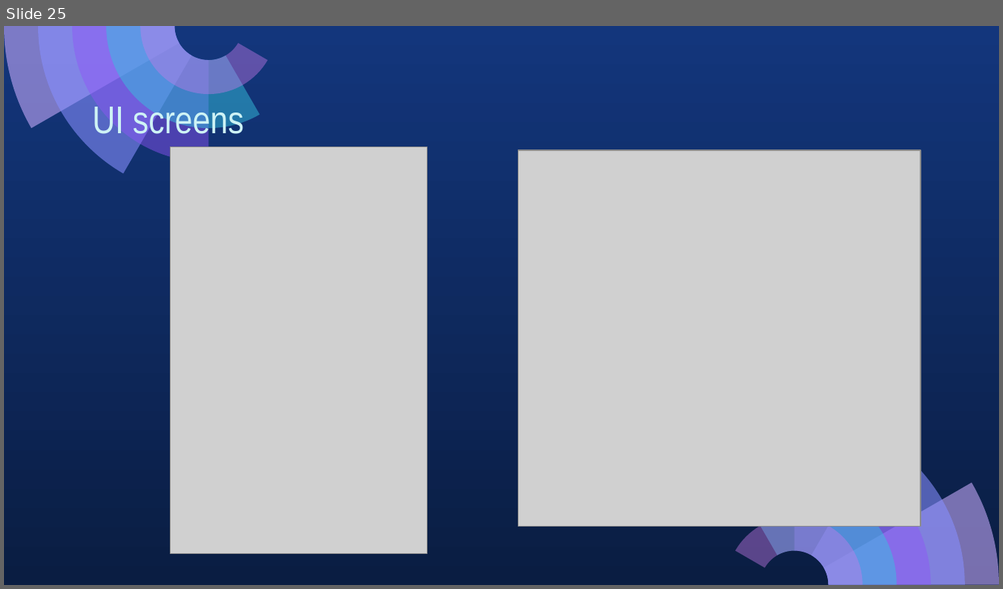
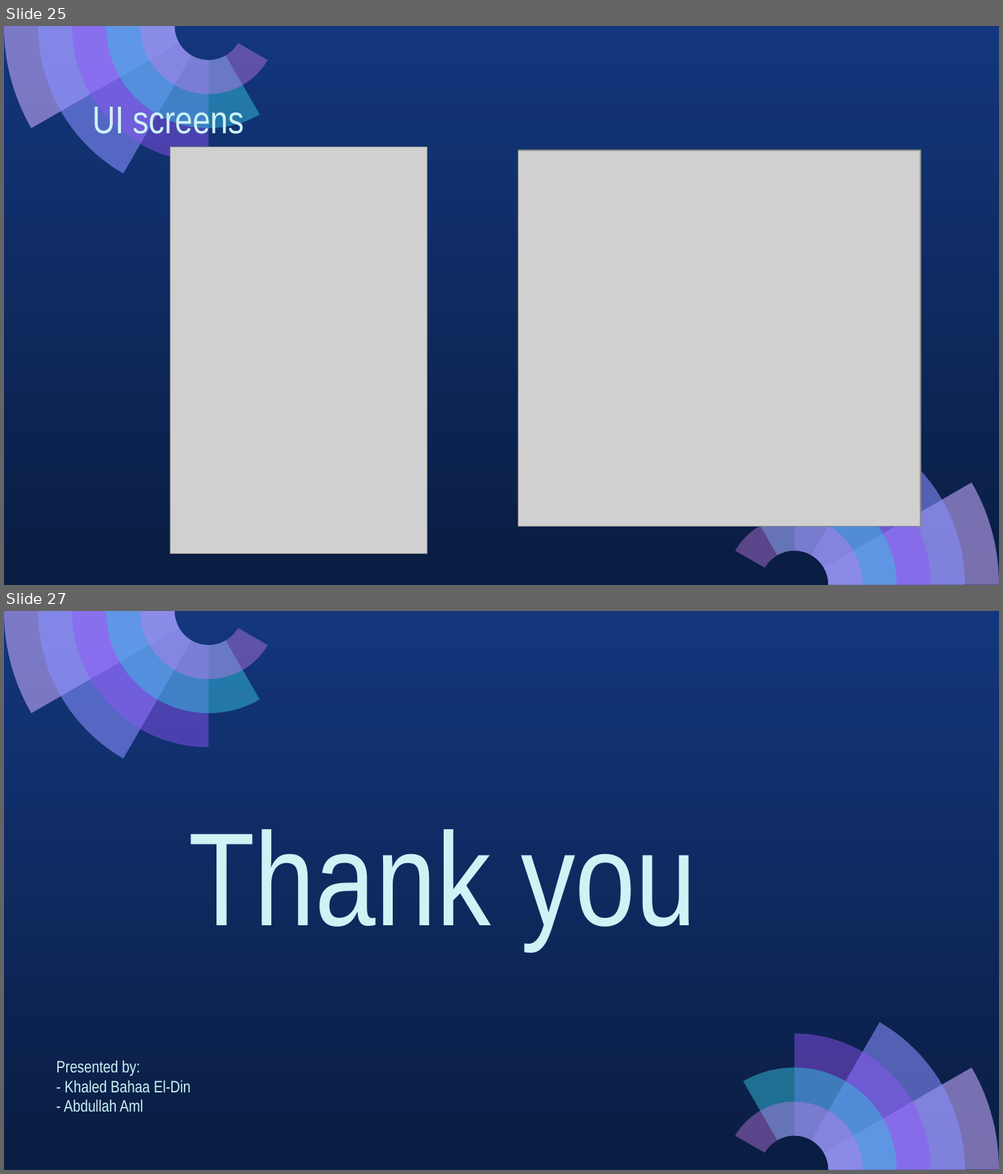
Before and after one commit to Abdullahaml1/cse608-assignments, a slide deck: Assignment_2/Assignment_2_presentation.pptx. Shown one above the other, each under a label of ours: slide 25 before the commit, slides 25 and 27 after it; the slides between them are not shown. The pictures are 1003x589 and 1003x1174 pixels, drawn with LibreOffice and Linux fonts; fonts in the diff are those of the drawing; grey boxes stand for pictures. Boxes give left, top, right and bottom in pixels: in the first picture for what was removed or moved away, otherwise in the second. Text is boxed around its words. In the diff, an @@ line names an element or a change of style, - is before the commit and + after.

```diff
--- a/Assignment_2/Assignment_2_presentation.pptx
+++ b/Assignment_2/Assignment_2_presentation.pptx
@@ slide 27 added at box(4, 611, 999, 1170), background gradient #13367C to #0A1D42; not listed: 10 template elements that a slide beside it also shows @@
@@ title added at box(188, 829, 696, 950), 96 pt, text #CEF3F5 @@
+Thank you
@@ text added at box(57, 1060, 190, 1112), 12 pt, text #CEF3F5 @@
+Presented by:
+- Khaled Bahaa El-Din
+- Abdullah Aml
```
Also in this commit, not shown: 2 slides changed, 1 other slide added, 1 other file.
